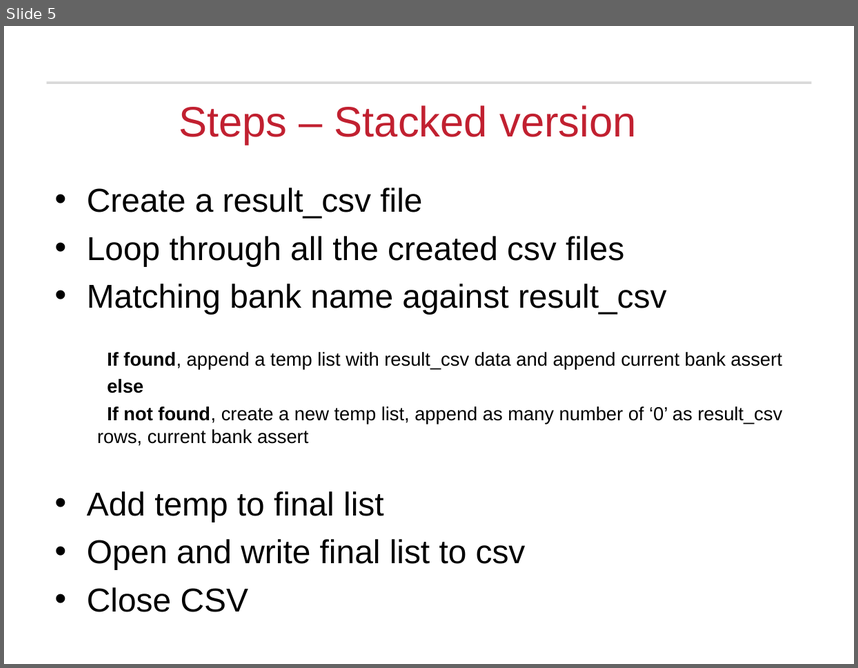
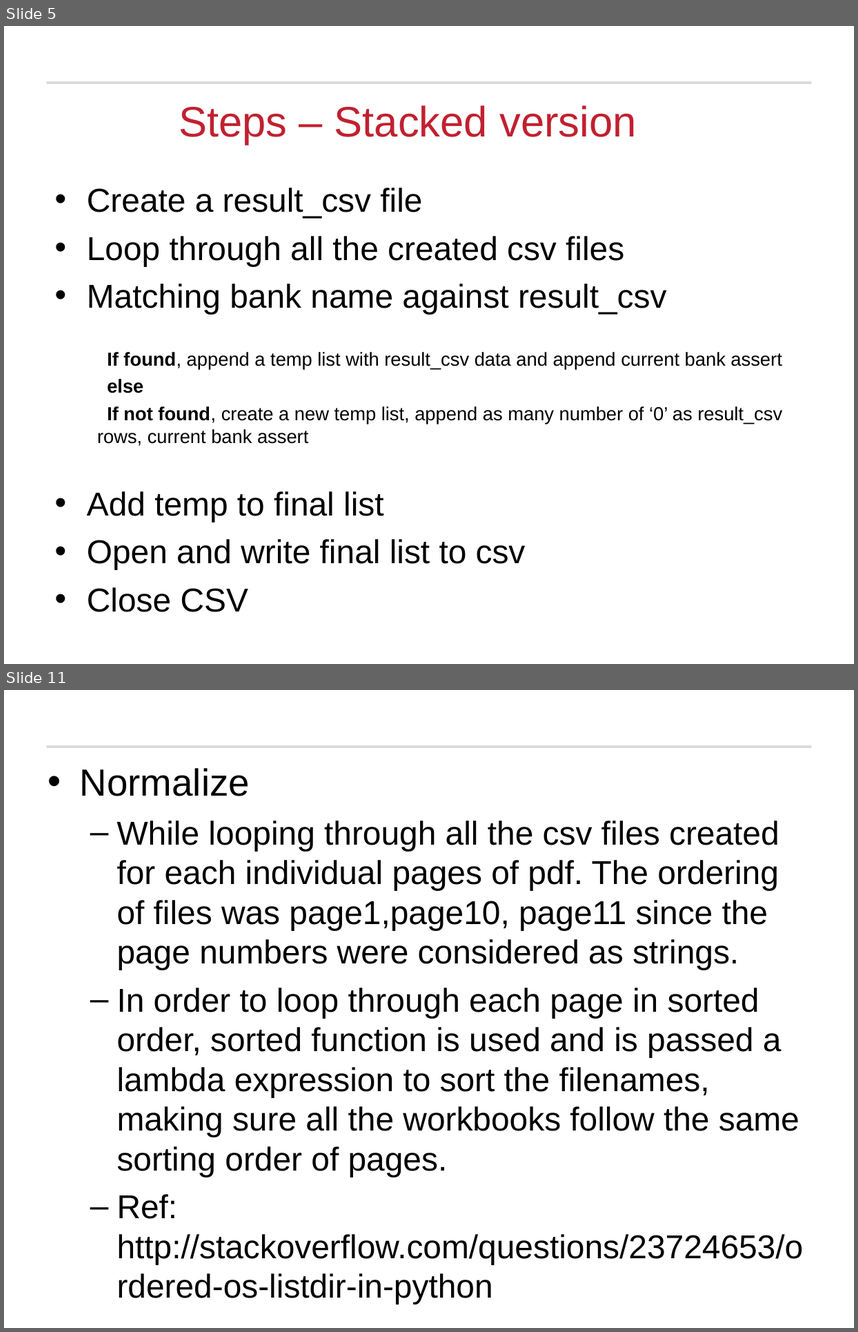
Before and after one commit to VivekKumarNeu/DataScienceAssignment1, a slide deck: Part1/Part1.ppt. Shown one above the other, each under a label of ours: slide 5 before the commit, slides 5 and 11 after it; the slides between them are not shown. The pictures are 858x668 and 858x1332 pixels, drawn with LibreOffice and Linux fonts; fonts in the diff are those of the drawing; background and template pictures are left out. Boxes give left, top, right and bottom in pixels: in the first picture for what was removed or moved away, otherwise in the second. Text is boxed around its words. In the diff, an @@ line names an element or a change of style, - is before the commit and + after.

```diff
--- a/Part1/Part1.ppt
+++ b/Part1/Part1.ppt
@@ slide 11 added at [4, 690, 854, 1328], background #FFFFFF; not listed: 1 template element that a slide beside it also shows @@
@@ text added at [80, 768, 804, 1303], 28 pt, text #000000 @@
+• Normalize
+  – While looping through all the csv files created for each individual pages of pdf. The ordering of files was page1,page10, page11 since the page numbers were considered as strings.
+  – In order to loop through each page in sorted order, sorted function is used and is passed a lambda expression to sort the filenames, making sure all the workbooks follow the same sorting order of pages.
+  – Ref: http://stackoverflow.com/questions/23724653/ordered-os-listdir-in-python
```
Also in this commit, not shown: 5 other slides added.
